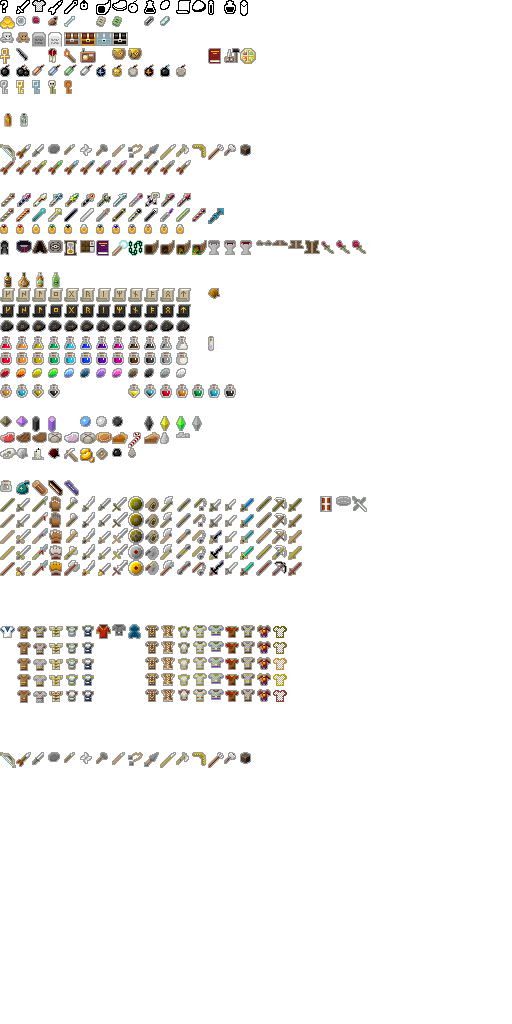
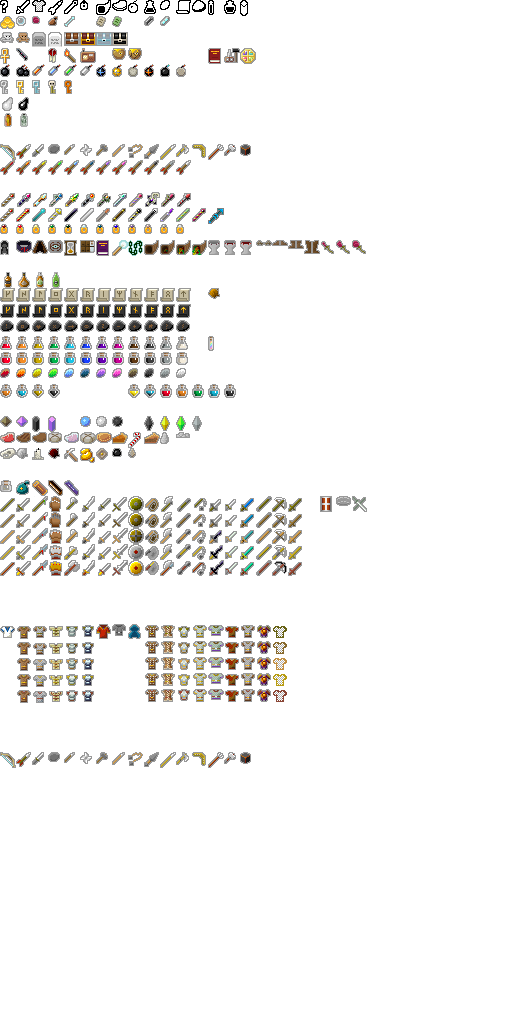
Revision of a layered 512 x 1024 image; what changed, layer by layer:
painted on "items.png" over [2, 97, 29, 111]
